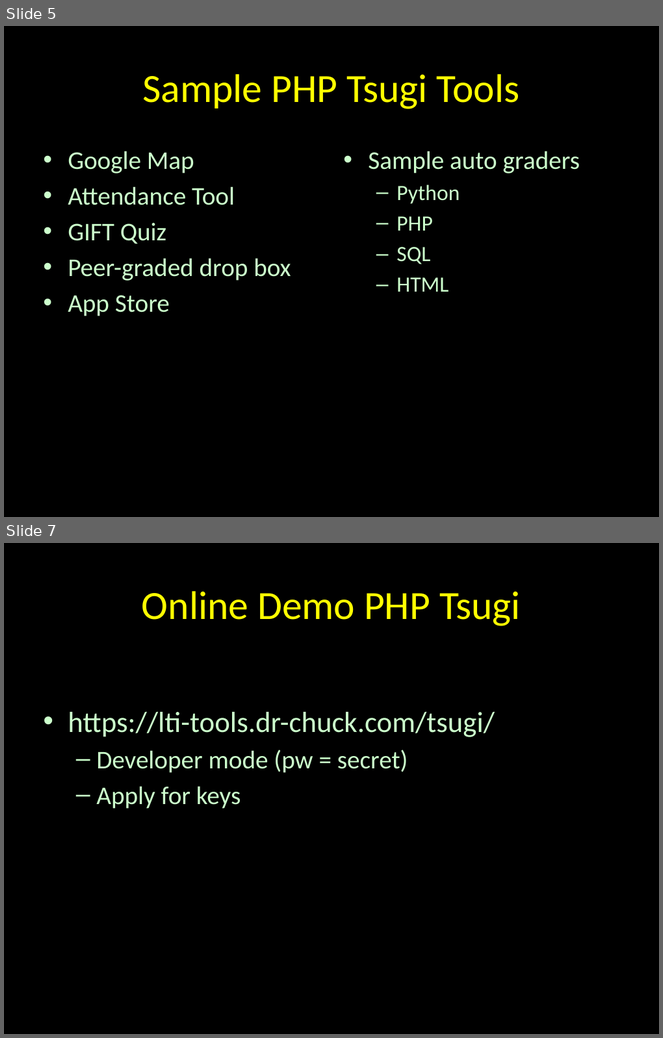
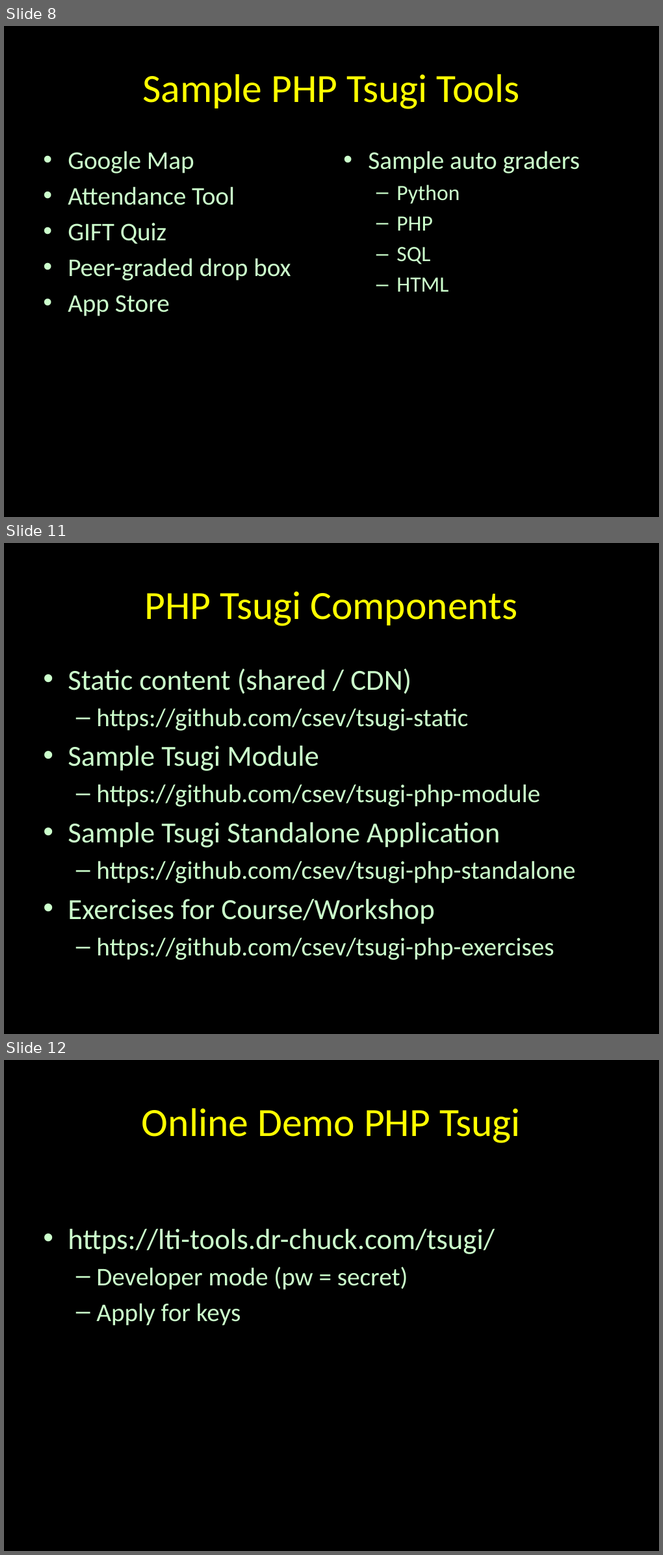
Before and after one commit to csev/tsugi-web, a slide deck: docs/lectures/00-Mini.pptx. Shown one above the other, each under a label of ours: slides 5 and 7 before the commit, slides 8, 11 and 12 after it; the slides between them are not shown. The pictures are 663x1038 and 663x1555 pixels, drawn with LibreOffice and Linux fonts; fonts in the diff are those of the drawing. Boxes give left, top, right and bottom in pixels: in the first picture for what was removed or moved away, otherwise in the second. Text is boxed around its words. In the diff, an @@ line names an element or a change of style, - is before the commit and + after.

```diff
--- a/docs/lectures/00-Mini.pptx
+++ b/docs/lectures/00-Mini.pptx
@@ slide 11 added at bbox=[4, 543, 659, 1034], background #000000 @@
@@ title added at bbox=[145, 591, 518, 626], 44 pt, text #FFFF00 @@
+PHP Tsugi Components
@@ text added at bbox=[68, 668, 575, 960], 28 pt, text #CCFFCC @@
+• Static content (shared / CDN)
+  – https://github.com/csev/tsugi-static
+• Sample Tsugi Module
+  – https://github.com/csev/tsugi-php-module
+• Sample Tsugi Standalone Application
+  – https://github.com/csev/tsugi-php-standalone
+• Exercises for Course/Workshop
+  – https://github.com/csev/tsugi-php-exercises
@@ what was slide 5 is now slide 8 @@
@@ what was slide 7 is now slide 12 @@
```
Also in this commit, not shown: 3 slides changed, 9 other slides added, 1 slide removed, 2 other files.
